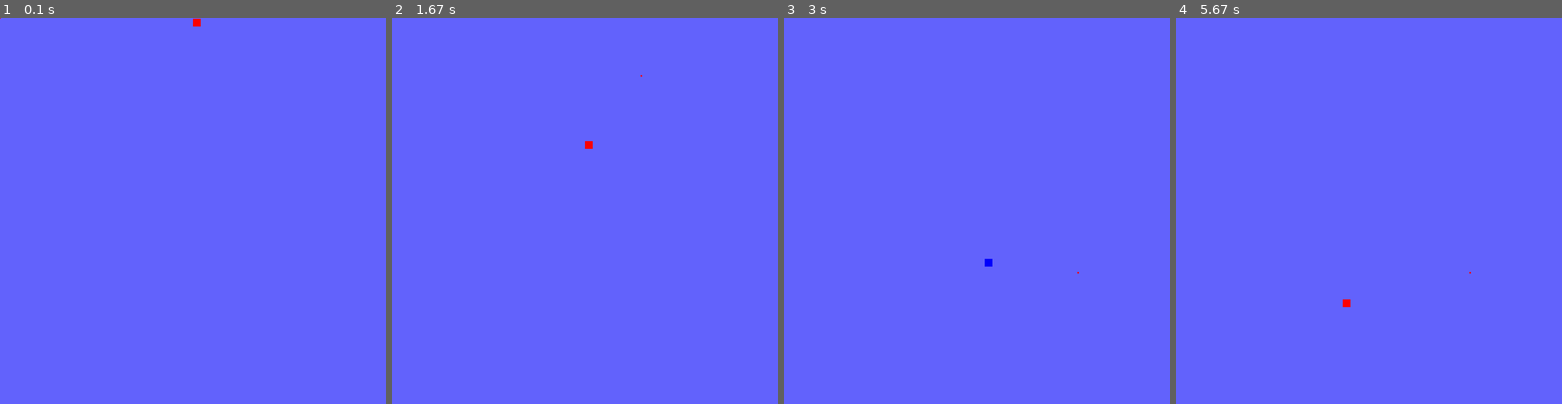
Above: before the commit, frames 1-4 (left to right).
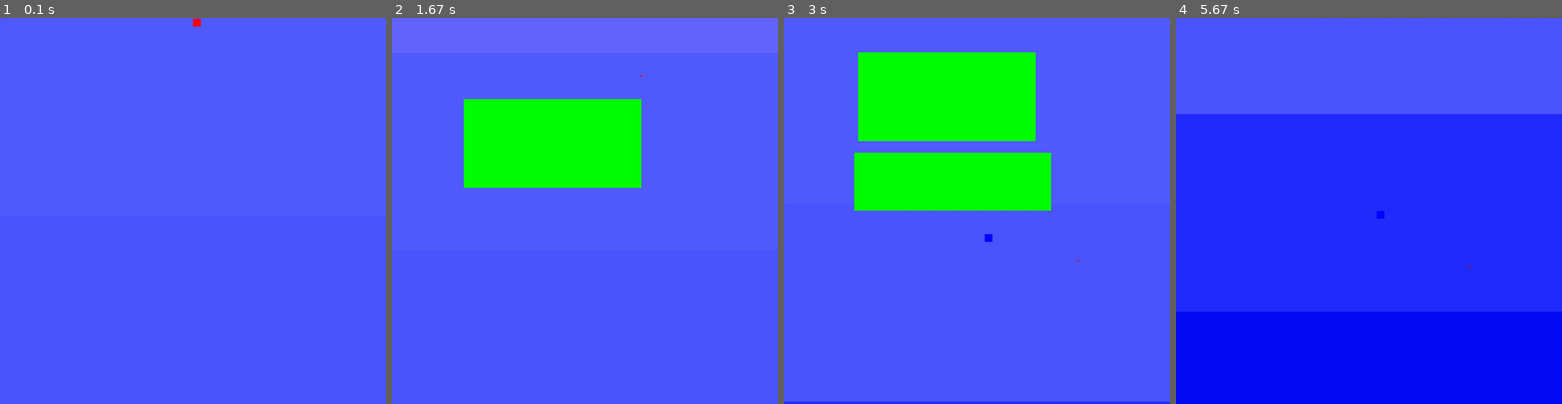
Above: after the commit, the same moments.

Repository: Jarten0/PygamePlus
Game: pygame game, started from main.py
Two runs of this game, one before a commit and one after it. Both use one fixed random seed, a clock stepped at 60 frames per second and the inputs below.
Inputs (mouse positions are in pixels of both pictures, inside the frame that each line leads up to):
- Up to frame 1 (0.1 s): no input
- Up to frame 2 (1.67 s): hold D 0.33-0.8 s; move the mouse to (569, 226) at 0.37 s; press the mouse at (465, 153) at 0.87 s; move the mouse to (465, 226) at 0.97 s; release the mouse at (465, 299) at 1.1 s; hold W 1.17-1.47 s; hold Up 1.17-1.47 s; click (642, 75) at 1.25 s; tap Right Alt at 1.5 s
- Up to frame 3 (3 s): hold D 1.83-2.3 s; hold Right 1.83-2.3 s; click (838, 199) at 1.92 s; hold A 2.33-2.87 s; hold Left 2.33-2.87 s; click (977, 257) at 2.42 s; hold O from 2.9 s (still down); hold S from 2.9 s (still down); hold Down from 2.9 s (still down); click (1077, 272) at 2.98 s
- Up to frame 4 (5.67 s): tap 0 at 3.05 s; release O at 3.2 s; release S at 3.2 s; release Down at 3.2 s; tap X at 3.23 s; tap 2 at 3.57 s; tap Z at 5.07 s; tap R at 5.4 s

The runs differ from the first frame. In frame 1, 14% of the frame differs, in the area x 0-100%, y 51-100%; in frame 2, 22%; in frame 3, 34%; in frame 4, 82%, in the area x 0-100%, y 0-100%.

Commit message:
Overhauled several systems
You can now bind as many keys to whatever actions you wish in a much more simple manner! To do so, open input.py with a text editor and follow instructions there.
Also, added a skybox, and the ability to scroll in the Y-axis

Diff:
--- a/EZPickle.py
+++ b/EZPickle.py
@@ -2,6 +2,9 @@
 from pickle import load as pkl
 
 for i in range(1):
+    #Used to easily pickle/save a single variable in a particular file
+    #Use by calling EZPickle.save([variable you wish to save], [file you wish to save it in])
+    #If you want to save multiple variables, then learn to get creative with lists/dictionaries
     def save(value, file):
         try:
             with open(file, "wb") as filename:
@@ -9,6 +12,9 @@
         except FileNotFoundError:
             file = open(file, "x")
             pkd(value, file)
+
+    #Used to easily fetch a single pickled variable in a specified file
+    #Use by calling EZPickle.load([name of the file where data is stored])
     def load(file):
         try:
             with open(file, "rb") as filename:
--- a/character.py
+++ b/character.py
@@ -34,12 +34,10 @@
         self.dashslow = 1
         self.color = colors["red"]
 
-    def die(self):
+    def die(self, level):
         self.x = 500
-        cam.xpos = 0
-        #cam.ypos = 0
         self.x = 1000 / 2
-        self.y = 1000
+        self.y = level.height
         self.yv = -30
         self.xv = 0
         self.dashes = 1
--- a/dev.py
+++ b/dev.py
@@ -1,5 +1,7 @@
 import EZPickle as FileManager
 import platforms as platform
+import pygame as pyg
+
 lis = {
 "scwd": 1000,
 "schi": 1000,
@@ -29,34 +31,30 @@
             return p
     """
 
-def renderTempPlat(mousepos, mouseposx, mouseposy, tempx, tempy, select):
-    for i in [0]:
-        (abs(mousepos[0]) + mousepos[0])/2
-        tempx2 = mouseposx
-        tempy2 = mouseposy
-        if tempx < tempx2:
-            LTempx = tempx2
-            STempx = tempx
-        else:
-            LTempx = tempx
-            STempx = tempx2
-        if tempy < tempy2:
-            LTempy = tempy2
-            STempy = tempy
-        else:
-            LTempy = tempy
-            STempy = tempy2
-        if LTempy - STempy < 10:
-            temptype = 1
-        else:
-            temptype = 0
+def createTempPlat(mousepos, mouseposx, mouseposy, tempx, tempy, select):
+    (abs(mousepos[0]) + mousepos[0])/2
+    tempx2 = mouseposx
+    tempy2 = mouseposy
+    if tempx < tempx2:
+        LTempx = tempx2
+        STempx = tempx
+    else:
+        LTempx = tempx
+        STempx = tempx2
+    if tempy < tempy2:
+        LTempy = tempy2
+        STempy = tempy
+    else:
+        LTempy = tempy
+        STempy = tempy2
 
-            if platform.placeprop[select]["#HasPlaceReq"]:
-                if not platform.placeprop[select]["xl"] == False:
-                    LTempx = platform.placeprop[select]["xl"]
-                    STempx = 0
-                if not platform.placeprop[select]["yl"] == False:
-                    LTempy = platform.placeprop[select]["yl"]
-                    STempy = 0
+    if platform.placeprop[select]["#HasPlaceReq"]:
+        if not platform.placeprop[select]["xl"] == False:
+            LTempx = platform.placeprop[select]["xl"]
+            STempx = 0
+        if not platform.placeprop[select]["yl"] == False:
+            LTempy = platform.placeprop[select]["yl"]
+            STempy = 0
+    return (platform.platcolors[select], STempx, STempy, LTempx - STempx, LTempy - STempy)
 
-                pyg.draw.rect(screen, platform.platcolors[select], (STempx - cam.xpos, STempy - cam.ypos, LTempx - STempx, LTempy - STempy))
+from main import drawRect
--- a/input.py
+++ b/input.py
@@ -1,18 +1,28 @@
 import pygame as pyg
-kbl = {
-        "z": pyg.K_z,
-        "x": pyg.K_x,
-        "c": pyg.K_c,
-        "q": pyg.K_q,
-        "r": pyg.K_r,
-        "w": pyg.K_w,
-        "a": pyg.K_a,
-        "s": pyg.K_s,
-        "d": pyg.K_d,
-        "k": pyg.K_k,
-        "o": pyg.K_o,
-        "e": pyg.K_e,
+input = {
+#To add or modify an input, simply add or modify a string in the array
+#Keybinds for dev tools (save, load, etc.) are currently not modifiable
+#If your keybind does not have an entry in the keybindlist, add it in the next list below
+#Example line:
+#  "action": ["input", "optional input", "optional input"]
+    "up":    ["w",     ],
+    "left":  ["a",     ],
+    "right": ["d",     ],
+    "down":  ["s",     ],
+    "jump":  ["k",     ],
+    "dash":  ["o",     ],
+    "LEFT":  ["LEFT",  ],
+    "RIGHT": ["RIGHT", ],
+    "UP":    ["UP",    ],
+    "DOWN":  ["DOWN",  ],
+    }
+inputKeys = input.keys()
 
+
+
+keyBindList = {
+    #If you wish to use a button not displayed here, add it by following the examples shown
+    #Use pygame documentation if you need to add a unique button
         "a": pyg.K_a,
         "b": pyg.K_b,
         "c": pyg.K_c,
@@ -62,19 +72,21 @@
         "`": pyg.K_RALT
 
         }
-
-def k(input, events, keybindlist = kbl):
+#================================================================================================
+#===== FURTHER CODE SHOULD NOT BE MODIFIED IF YOU ONLY WISH TO CHANGE KEYBINDS ==================
+#================================================================================================
+def k(input, events):
     for event in events:
         if event.type == pyg.KEYDOWN:
-            if event.key == keybindlist[input]:
+            if event.key == keyBindList[input]:
                 return True
             else:
                 return False
         else:
             return False
 
-def kh(input, events, keybindlist = kbl):
-    if events[kbl[input]]:
+def kh(input, events):
+    if events[keyBindList[input]]:
         return True
     else:
         return False
--- a/main.py
+++ b/main.py
@@ -1,12 +1,13 @@
 #Import And Initialize ===========================================================================================================
 import pygame as pyg, EZPickle as FileManager, input as InputManager
-import platforms as platform, character, boards as Boards, cameramanager as cam
+import platforms as platform, character, boards as Boards, cameramanager as cam, os
 from timer import Timer
 from sys import exit
 import dev
 pyg.init()
 
 #Add names of files here: -----------------------------
+programPath = os.getcwd()
 platformfilename = 'PgPlatforms.dat'
 
 lis = {
@@ -57,9 +58,9 @@
         self.SceneType = "main"
 
 #Load propereties ---------------------------------------------
-p = FileManager.load('prop.dat')
-p = False
-if p == False:
+try:
+    p = FileManager.load('prop.dat')
+except AttributeError as ae:
     p = defaultPropereties(lis)
 FileManager.save(p, 'prop.dat')
 
@@ -71,11 +72,11 @@
 pyg.display.set_caption('Platformer')
 
 class Level():
-    def __init__(self, name, plat, length = 200, width = 200):
+    def __init__(self, name, plat, length = 200, height = 200):
         self.name = name
         self.plat = plat
         self.length = length * 20
-        self.width = width * 5
+        self.height = height * 20
 
 
 #Platforms ----------------------------------------------------
@@ -86,44 +87,65 @@
 #200 - 299 are names of the levels
     200: "Level 0",
 }
+sky = pyg.image.load(programPath+r"\Images\SkyBox.png").convert()
 
 
 #---------------------------------------------------------------------------------------------------------------------------
 #Platforming Mode ==========================================================================================================
+def drawRect(color, x, y, xl, yl):
+    pyg.draw.rect(screen, color, (x - cam.xpos, y - cam.ypos, xl, yl))
+
+def drawImage(imageObject, x, y, xOffset = 0, yOffset = 0):
+    screen.blit(imageObject, (x - xOffset - cam.xpos, y - yOffset - cam.ypos))
+
 def drawCurrentFrame(placestage, level,mousepos, mouseposx, mouseposy, tempx, tempy, select):
     if Boards.getP("LEFT"):
-
         cam.xoffset -= 10
     elif Boards.getP("RIGHT"):
         cam.xoffset += 10
-
-
-    if char.x > p.screen_width / 2 and char.x < level.length - p.screen_width / 2 :
+    if Boards.getP("UP"):
+        cam.yoffset -= 10
+    elif Boards.getP("DOWN"):
+        cam.yoffset += 10
+
+
+    if char.x + 1 >= p.screen_width / 2 and char.x < level.length - p.screen_width / 2:
         cam.xdefault = char.x - p.screen_width / 2
     else:
-        if char.x < p.screen_width:
-            cam.x = 0
-        else:
-            cam.x = level.length
+        if char.x <= p.screen_width / 2:
+            cam.xpos = 0
+        else:
+            cam.xpos = level.length
+
+    if char.y +1 >= p.screen_height / 2 and char.y < level.height - p.screen_height / 2:
+        cam.ydefault = char.y - p.screen_height / 2
+    else:
+        if char.y < p.screen_height / 2:
+            cam.ypos = 0
+        else:
+            cam.ypos = level.height
 
     cam.xpos = cam.xdefault + cam.xoffset
+    cam.ypos = cam.ydefault + cam.yoffset
             #print(level.length, cam.xpos, char.x)
-            #print(char.x > p.screen_width / 2 , char.x < level.length - p.screen_width / 2)
+            #print(char.x > p.screen_height / 2 , char.x < level.length - p.screen_width / 2)
 
     screen.fill(p.bg_color)
+    drawImage(sky, 0, 0)
 
     #Render Player ------------------------------------
-    pyg.draw.rect(screen, char.color, (char.x - cam.xpos, char.y - cam.ypos, char.xl, char.yl))
+    drawRect(char.color, char.x, char.y, char.xl, char.yl)
 
     #Render Platforms ---------------------------------
     for platID in range(len(level.plat)):
-        pyg.draw.rect(screen, level.plat[platID].color , (level.plat[platID].x - cam.xpos, level.plat[platID].y - cam.ypos, level.plat[platID].xl, level.plat[platID].yl))
+        drawRect(level.plat[platID].color, level.plat[platID].x, level.plat[platID].y, level.plat[platID].xl, level.plat[platID].yl)
 
     #Render Temporary Platform ------------------------
     if placestage > 0:
-        dev.renderTempPlat(mousepos, mouseposx, mouseposy, tempx, tempy, select)
+        tempPlat = dev.createTempPlat(mousepos, mouseposx, mouseposy, tempx, tempy, select)
+        drawRect(tempPlat[0],tempPlat[1],tempPlat[2],tempPlat[3],tempPlat[4])
             #Indicator Dot for Grid Placment
-    pyg.draw.rect(screen, p.red, (mouseposx - 2 - cam.xpos, mouseposy - 2 - cam.ypos, 4, 4))
+    drawRect(p.red, mouseposx - 2, mouseposy - 2, 4, 4)
 
 
     pyg.display.flip()
@@ -131,7 +153,7 @@
 def inPlatScene():
     placestage = 0
     mousedown = False
-    select = 0
+    select = 1
     p = FileManager.load('prop.dat')
     level = Level("Level 0", platData[100], 500, 500)
     Timer.set("dashcool", 20)
@@ -155,7 +177,7 @@
             inputFromKeyboard = 0
             letter = ["a", "b", "c", "d", "e", "f", "g", "h", "i", "j", "k", "l", "m", "n", "o", "p", "q", "r", "s", "t", "u", "v", "w", "x", "y", "z", "BACKSPACE", "TAB"]
             for i in range(len(input)):
-                if InputManager.k(letter[i], Ev):
+                if InputManager.k(letter[i], eventsGet):
                     if letter[i] == "BACKSPACE":
                         inputFromKeyboard.pop()
                     elif letter[i] == "TAB":
@@ -189,51 +211,52 @@
         mouseposx = round((mousepos[0]/p.grid), 0)*p.grid
         mouseposy = round((mousepos[1]/p.grid), 0)*p.grid
         mouselist = pyg.mouse.get_pressed(num_buttons=5)
-        Ev = pyg.event.get()
-        Evh = pyg.key.get_pressed()
+        eventsGet = pyg.event.get()
+        eventsGetHeld = pyg.key.get_pressed()
+        print(Boards.perm)
 
 
 
 #Input From Player =========================================================================================================
-        input = ["up", "left", "right", "down", "jump", "dash", "dash", "LEFT", "RIGHT", "UP", "DOWN"]
-        letter = ["w", "a", "d", "s", "k", "k", "o",            "LEFT", "RIGHT", "UP", "DOWN"]
-        for i in range(len(input)):
-            if InputManager.kh(letter[i], Evh):
-                Boards.apP(True, input[i])
-            else:
-                Boards.apP(False, input[i])
-
-        if InputManager.k("z", Ev):
+        for actionToCheck in InputManager.inputKeys:
+            for keyToCheck in range(len(InputManager.input[actionToCheck])):
+                if InputManager.kh(InputManager.input[actionToCheck][keyToCheck], eventsGetHeld):
+                    Boards.apP(True, actionToCheck)
+                    break
+                else:
+                    Boards.apP(False, actionToCheck)
+
+        if InputManager.k("z", eventsGet):
             platData[100] = level.plat
             FileManager.save(platData, platformfilename)
             print("Saved Platform Data")
-        if InputManager.k("x", Ev):
+        if InputManager.k("x", eventsGet):
             data = FileManager.load(platformfilename)
             level = Level(data[100], data[100])
-        if InputManager.k("c", Ev):
+        if InputManager.k("c", eventsGet):
             level.plat = {}
-        if InputManager.k("q", Ev):
+        if InputManager.k("q", eventsGet):
             pyg.quit()
             exit()
-        if InputManager.k("r", Ev):
+        if InputManager.k("r", eventsGet):
             p = defaultPropereties(lis)
             FileManager.save(p, 'prop.dat')
             print("Saved Propereties")
-        #if InputManager.k("e", Ev):
+        #if InputManager.k("e", eventsGet):
 
         for i in range(10):
-            if InputManager.k(str(i), Ev):
+            if InputManager.k(str(i), eventsGet):
                 select = i
 
 
-        if InputManager.k("a", Ev):
+        if InputManager.k("a", eventsGet):
             Boards.apP(True, "left")
-        if InputManager.k("d", Ev):
+        if InputManager.k("d", eventsGet):
             Boards.apP(True, "left")
-        if InputManager.k("TAB", Ev):
+        if InputManager.k("TAB", eventsGet):
             devpause = True
             #p = dev.cmd()
-        if InputManager.k("`", Ev):
+        if InputManager.k("`", eventsGet):
             FileManager.save(p, "prop.dat")
             print("Saved Propereites")
 
@@ -318,10 +341,15 @@
             fREEZEFRAMES += 2
             char.dash()
 
-
+        if Boards.getP("down"):
+            char.gravity = 14
+        else:
+            char.gravity = 7
 
         if char.yv < char.gravity and char.gr == False:
             char.yv += 1 /( p.fps * delta)
+        elif char.gr == False and char.yv > char.gravity + 1:
+            char.yv -= 1
 
         #print("Speed: ", char.speed)
         #print("Dash: ",Timer.getvalue("dash", False), "   Dashcool: ", Timer.getvalue("dashcool", False))
@@ -372,8 +400,10 @@
 
 
 
-        if char.y > p.screen_height:
-            char.die()
+        if char.y > level.height:
+            char.die(level)
+            cam.xpos = 0
+            cam.ypos = 0
         if char.x < 0:
             char.x = p.screen_width
         elif char.x > p.screen_width + level.length:
--- a/platforms.py
+++ b/platforms.py
@@ -24,12 +24,14 @@
         "yl": 10},
 }
 
+#Finds next available ID for platform listing, so that when a platform gets
+#deleted, that spot is detected and used instead of never getting used
 def NextID(platformList):
     keylist = platformList.keys()
     print(keylist, platformList)
-    for i in platformList:
-        if not keylist[platformList.index(i)] == i:
-            name = platformList[i]
+    for i in range(len(platformList)):
+        if not i in keylist:
+            name = i
             return name
     return len(platformList)
 
Binary file added: Images/BlackToBlueSkyBox.jpg
Binary file added: Images/SkyBox.png
Binary file changed: prop.dat
Not shown, added: .gitattributes
Not shown, added: .gitignore
